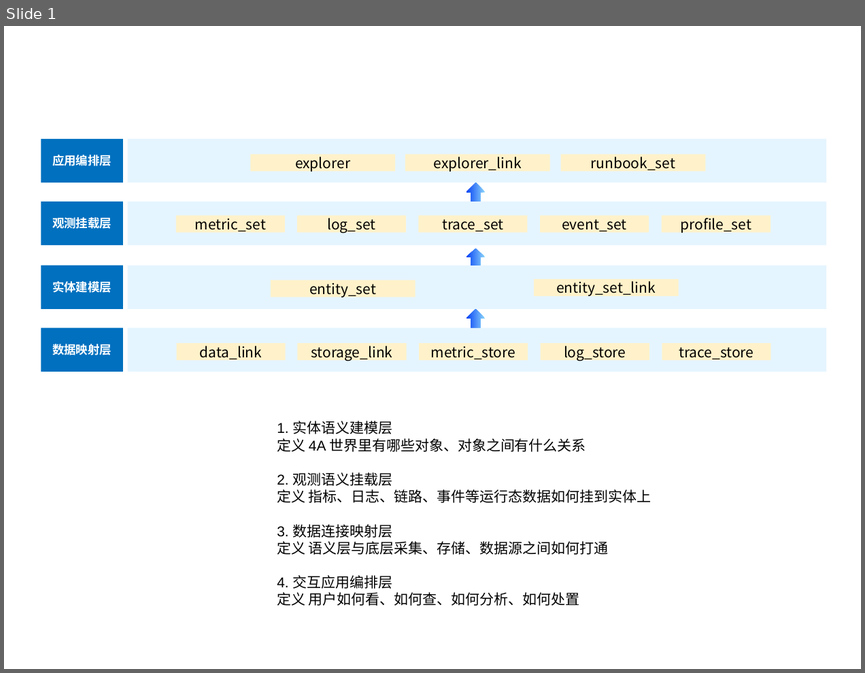
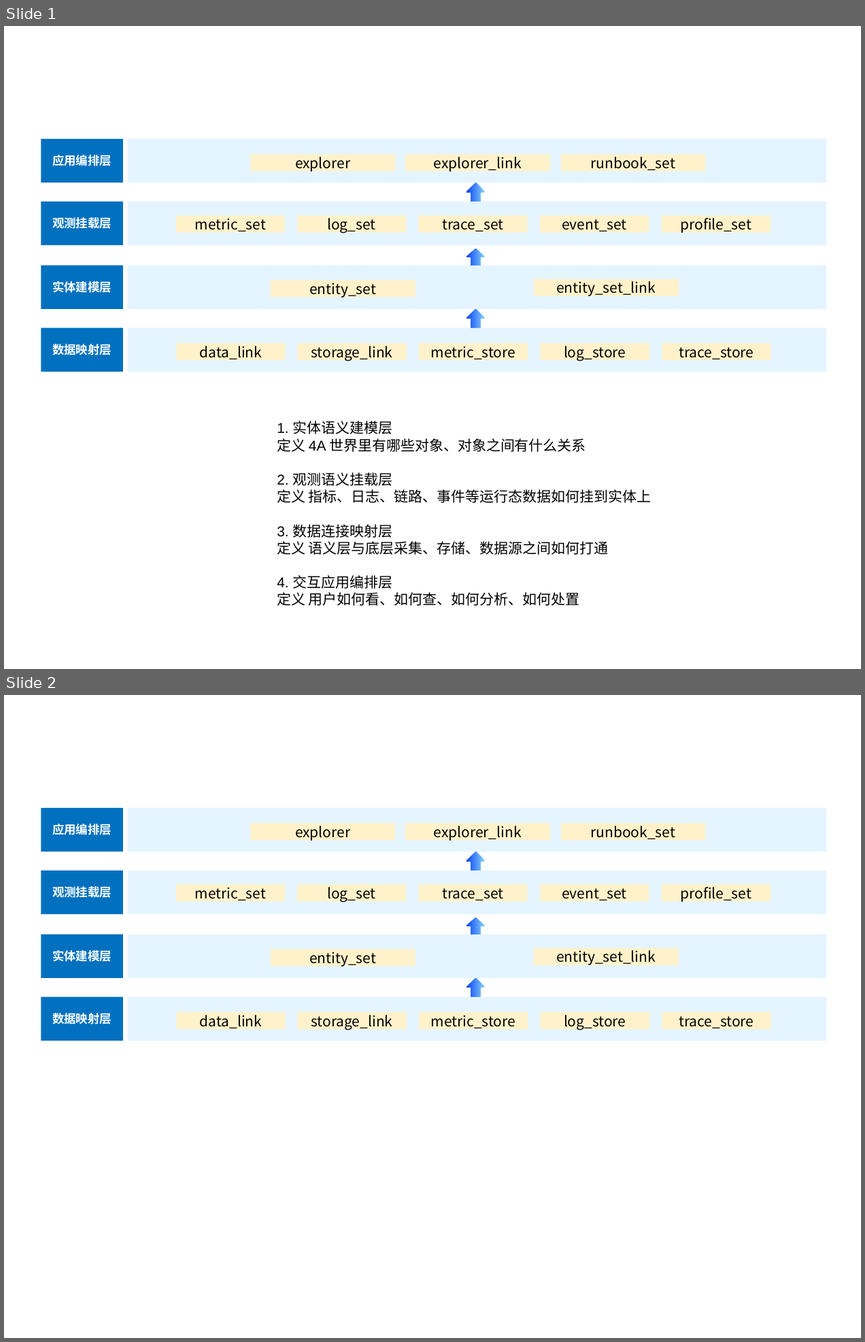
Before and after one commit to lichaoaaron/MModel, a slide deck: 架构/数据架构图.pptx. Shown one above the other, each under a label of ours: slide 1 before the commit, slides 1 and 2 after it. The pictures are 865x673 and 865x1342 pixels, drawn with LibreOffice and Linux fonts; fonts in the diff are those of the drawing. Boxes give left, top, right and bottom in pixels: in the first picture for what was removed or moved away, otherwise in the second. Text is boxed around its words. In the diff, an @@ line names an element or a change of style, - is before the commit and + after.

```diff
--- a/架构/数据架构图.pptx
+++ b/架构/数据架构图.pptx
@@ slide 2 added at <box>4,695,861,1338</box>, background #FFFFFF @@
@@ rectangle added at <box>41,808,123,852</box>, fill #0070BF, 10 pt, text #FFFFFF, bold @@
+应用编排层
@@ rectangle added at <box>127,808,825,852</box>, fill #CCECFF at 50% opacity @@
@@ rectangle added at <box>251,824,396,841</box>, fill #FFF2CA, 12 pt, text #000000 @@
+explorer
@@ rectangle added at <box>405,824,550,841</box>, fill #FFF2CA, 12 pt, text #000000 @@
+explorer_link
@@ rectangle added at <box>561,824,706,841</box>, fill #FFF2CA, 12 pt, text #000000 @@
+runbook_set
@@ left arrow added at <box>466,852,485,870</box>, fill gradient #8CD5FB to #0641F5 @@
@@ rectangle added at <box>41,870,123,915</box>, fill #0070BF, 10 pt, text #FFFFFF, bold @@
+观测挂载层
@@ rectangle added at <box>127,870,825,915</box>, fill #CCECFF at 50% opacity @@
@@ rectangle added at <box>176,884,285,902</box>, fill #FFF2CA, 12 pt, text #000000 @@
+metric_set
@@ rectangle added at <box>297,884,406,902</box>, fill #FFF2CA, 12 pt, text #000000 @@
+log_set
@@ rectangle added at <box>419,884,528,902</box>, fill #FFF2CA, 12 pt, text #000000 @@
+trace_set
@@ rectangle added at <box>540,884,649,902</box>, fill #FFF2CA, 12 pt, text #000000 @@
+event_set
@@ rectangle added at <box>661,884,770,902</box>, fill #FFF2CA, 12 pt, text #000000 @@
+profile_set
@@ left arrow added at <box>466,917,485,934</box>, fill gradient #8CD5FB to #0641F5 @@
@@ rectangle added at <box>41,934,123,978</box>, fill #0070BF, 10 pt, text #FFFFFF, bold @@
+实体建模层
@@ rectangle added at <box>127,934,825,978</box>, fill #CCECFF at 50% opacity @@
@@ rectangle added at <box>271,949,415,966</box>, fill #FFF2CA, 12 pt, text #000000 @@
+entity_set
@@ rectangle added at <box>534,948,679,965</box>, fill #FFF2CA, 12 pt, text #000000 @@
+entity_set_link
@@ left arrow added at <box>466,978,485,997</box>, fill gradient #8CD5FB to #0641F5 @@
@@ rectangle added at <box>41,997,123,1040</box>, fill #0070BF, 10 pt, text #FFFFFF, bold @@
+数据映射层
@@ rectangle added at <box>127,997,825,1040</box>, fill #CCECFF at 50% opacity @@
@@ rectangle added at <box>176,1012,285,1029</box>, fill #FFF2CA, 12 pt, text #000000 @@
+data_link
@@ rectangle added at <box>297,1012,406,1029</box>, fill #FFF2CA, 12 pt, text #000000 @@
+storage_link
@@ rectangle added at <box>419,1012,528,1029</box>, fill #FFF2CA, 12 pt, text #000000 @@
+metric_store
@@ rectangle added at <box>541,1012,649,1029</box>, fill #FFF2CA, 12 pt, text #000000 @@
+log_store
@@ rectangle added at <box>662,1012,771,1029</box>, fill #FFF2CA, 12 pt, text #000000 @@
+trace_store
```
Also in this commit, not shown: 6 other slides added, 17 other files.
